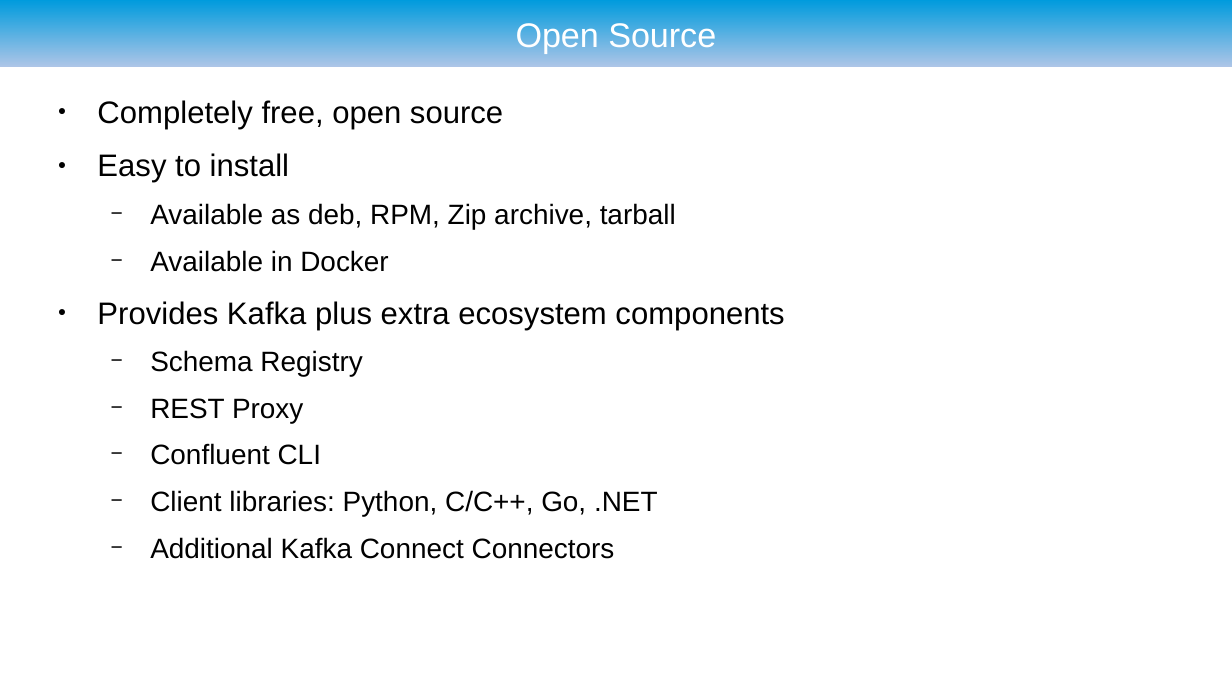
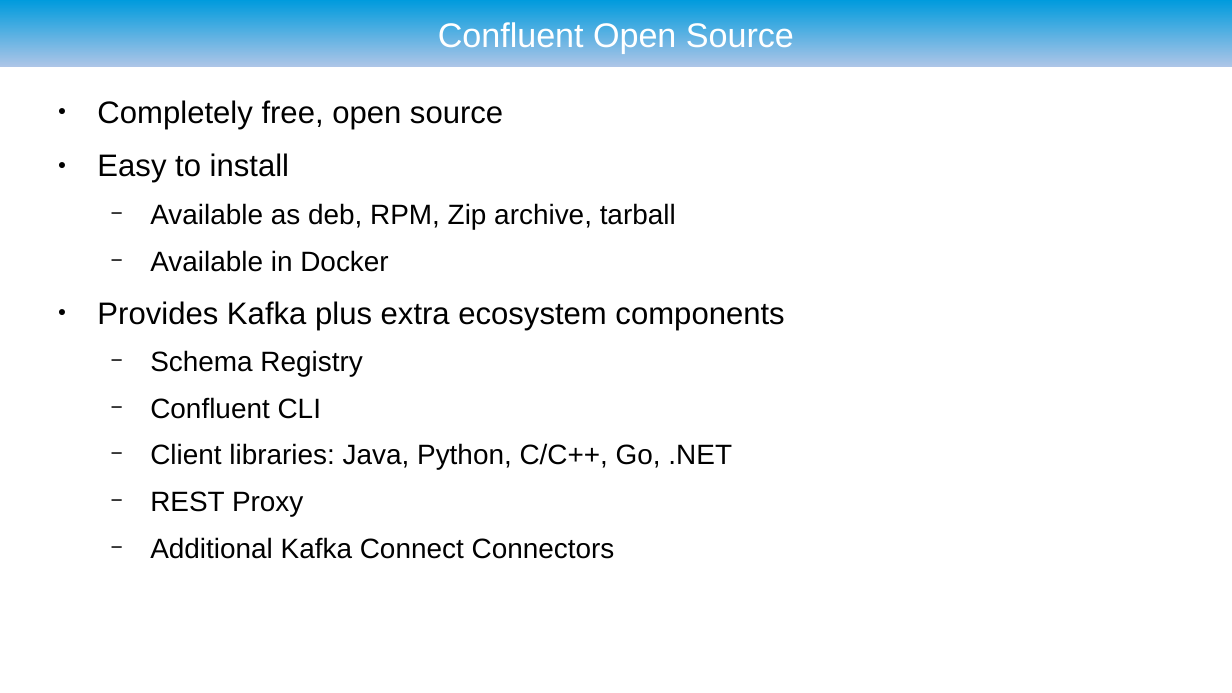
Before and after one commit to ryzlab/kafka-kompetensdag, a slide deck: slide 9 of doc/presentation-umejug.odp (slide 8 before the commit). Drawn at 1232x693 pixels with LibreOffice and Linux fonts; fonts in the diff are those of the drawing; background and template pictures are left out. Boxes give left, top, right and bottom in pixels: in the first picture for what was removed or moved away, otherwise in the second. Text is boxed around its words. In the diff, an @@ line names an element or a change of style, - is before the commit and + after.

```diff
--- a/doc/presentation-umejug.odp
+++ b/doc/presentation-umejug.odp
@@ title at bbox=[438, 19, 794, 53]: text changed @@
-Open Source
+Confluent Open Source
@@ text at bbox=[150, 397, 732, 470]: paragraphs added @@
+  − Confluent CLI
+  − Client libraries: Java, Python, C/C++, Go, .NET
@@ text at bbox=[150, 443, 658, 516]: paragraphs removed @@
-  − Confluent CLI
-  − Client libraries: Python, C/C++, Go, .NET
```
Also in this commit, not shown: 21 other slides changed, 3 slides added, 1 slide removed, 3 other files.
